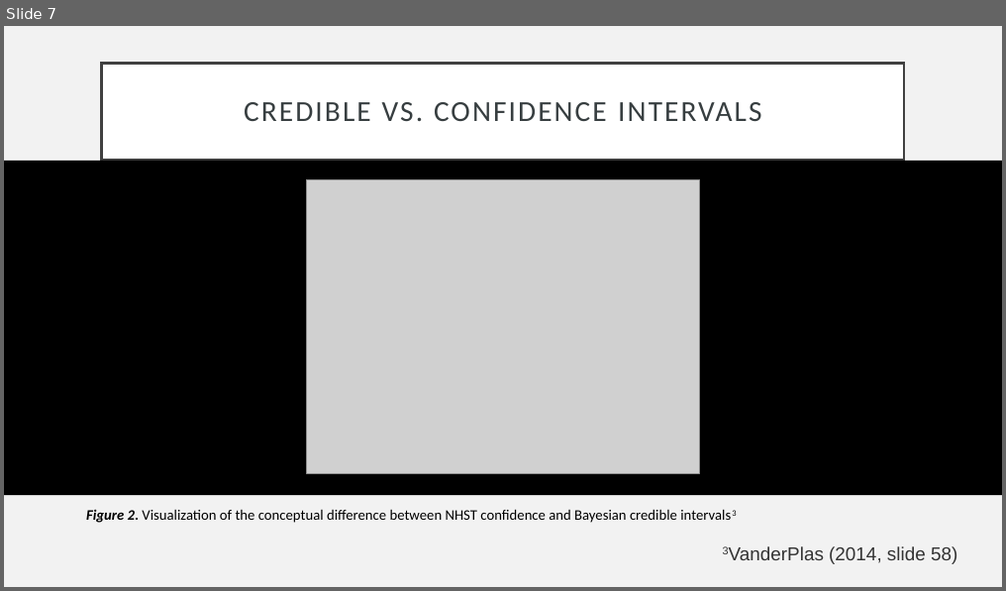
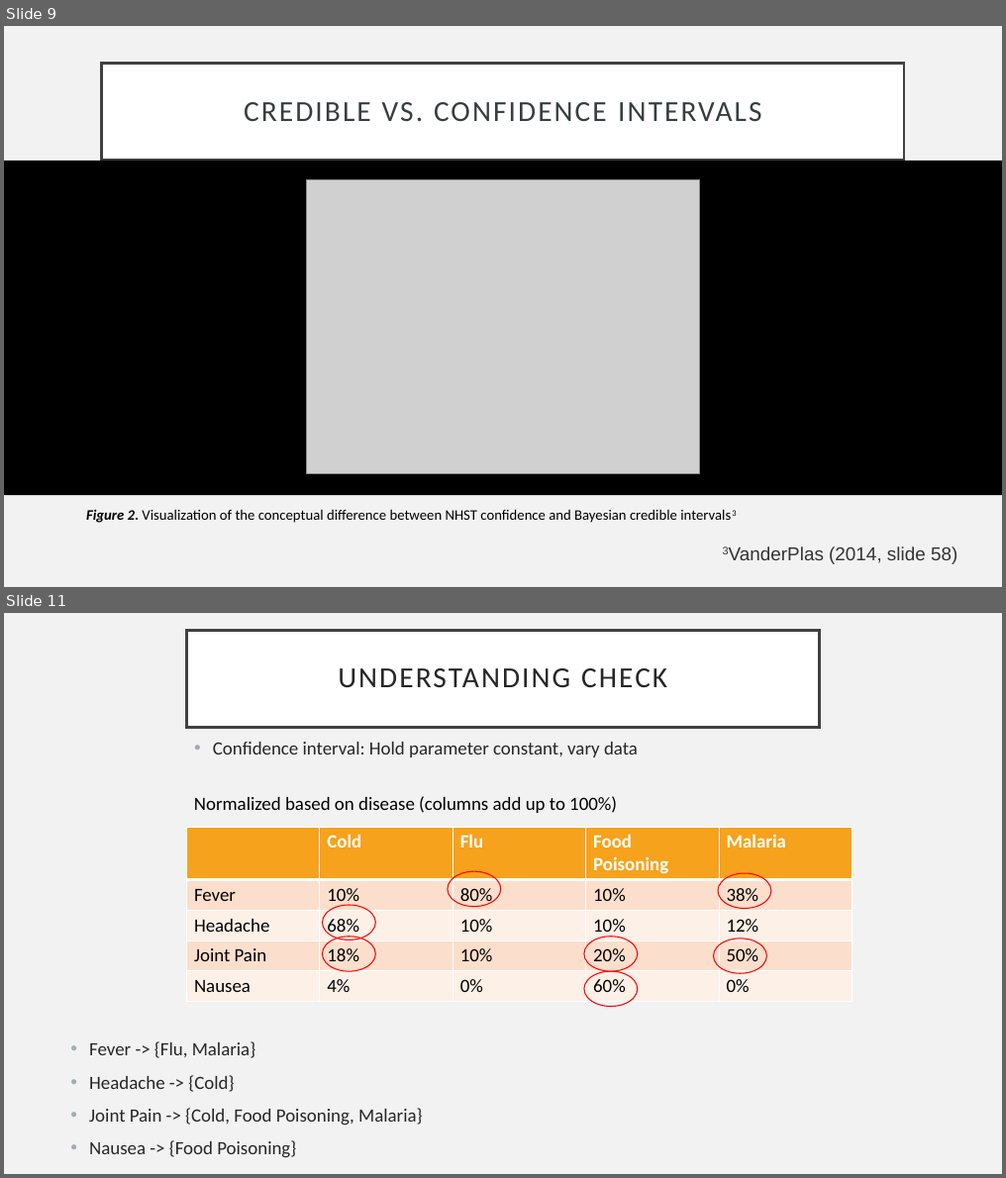
Before and after one commit to nightingal3/socdevbayes, a slide deck: Introduction to Bayesian Inference.pptx. Shown one above the other, each under a label of ours: slide 7 before the commit, slides 9 and 11 after it; the slides between them are not shown. The pictures are 1006x591 and 1006x1178 pixels, drawn with LibreOffice and Linux fonts; fonts in the diff are those of the drawing; grey boxes stand for pictures. Boxes give left, top, right and bottom in pixels: in the first picture for what was removed or moved away, otherwise in the second. Text is boxed around its words. In the diff, an @@ line names an element or a change of style, - is before the commit and + after.

Commit message:
Add understanding slides

```diff
--- a/Introduction to Bayesian Inference.pptx
+++ b/Introduction to Bayesian Inference.pptx
@@ slide 11 added at (4, 613, 1002, 1174), background #F2F2F2 @@
@@ title added at (187, 630, 819, 728), fill #FFFFFF, outline #404040 2.5 pt, 28 pt, text #262626 @@
+UNDERSTANDING CHECK
@@ text added at (213, 742, 638, 758), 18 pt, text #262626 @@
+• Confidence interval: Hold parameter constant, vary data
@@ text added at (194, 796, 617, 813), 18 pt, text #000000 @@
+Normalized based on disease (columns add up to 100%)
@@ table added at (187, 827, 853, 1001), 5 rows, 5 columns @@
+ | Cold | Flu | Food Poisoning | Malaria
+Fever | 10% | 80% | 10% | 38%
+Headache | 68% | 10% | 10% | 12%
+Joint Pain | 18% | 10% | 20% | 50%
+Nausea | 4% | 0% | 60% | 0%
@@ ellipse added at (448, 872, 500, 907), outline #FF0000 1 pt @@
@@ ellipse added at (718, 873, 771, 909), outline #FF0000 1 pt @@
@@ ellipse added at (322, 905, 375, 940), outline #FF0000 1 pt @@
@@ ellipse added at (322, 937, 375, 971), outline #FF0000 1 pt @@
@@ ellipse added at (584, 937, 638, 971), outline #FF0000 1 pt @@
@@ ellipse added at (714, 939, 767, 973), outline #FF0000 1 pt @@
@@ ellipse added at (584, 971, 638, 1007), outline #FF0000 1 pt @@
@@ text added at (89, 1042, 422, 1158), 18 pt, text #262626 @@
+• Fever -> {Flu, Malaria}
+• Headache -> {Cold}
+• Joint Pain -> {Cold, Food Poisoning, Malaria}
+• Nausea -> {Food Poisoning}
@@ what was slide 7 is now slide 9 @@
```
Also in this commit, not shown: 4 other slides added.
